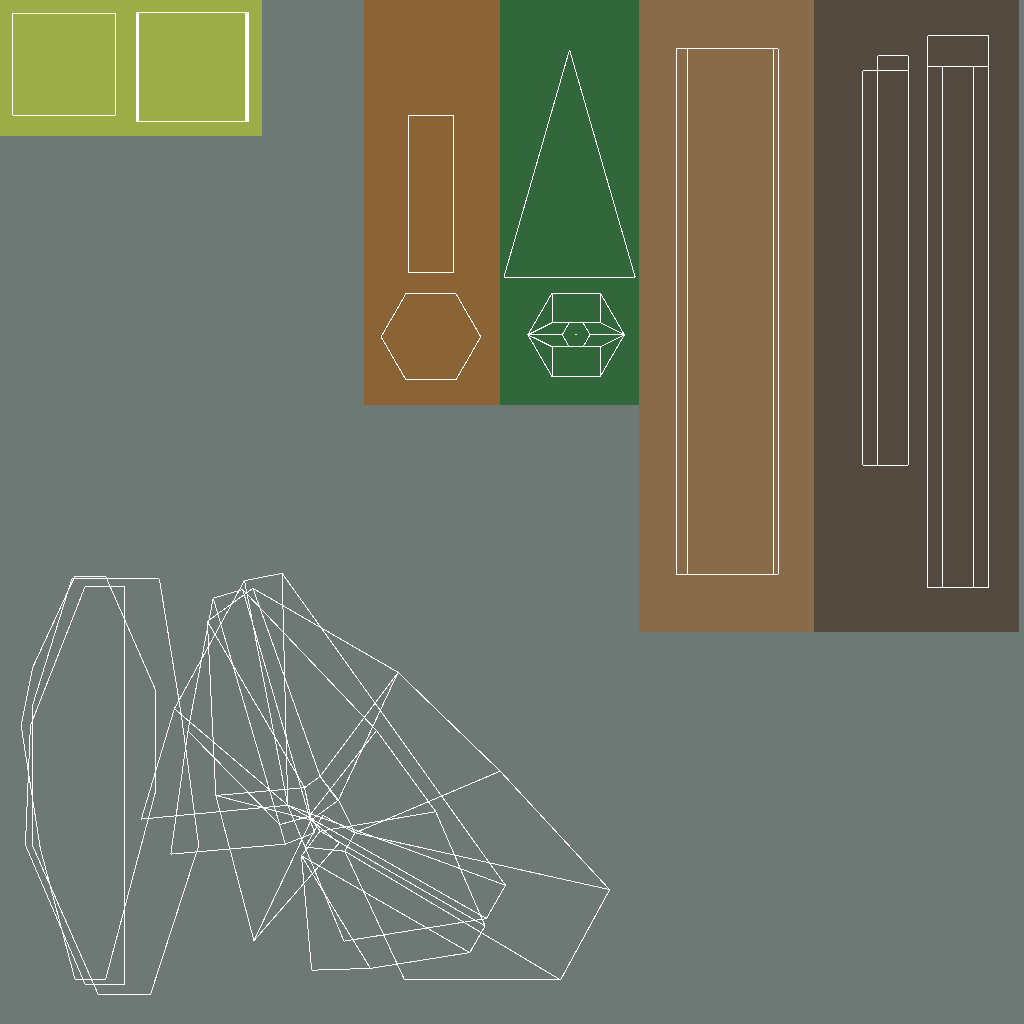
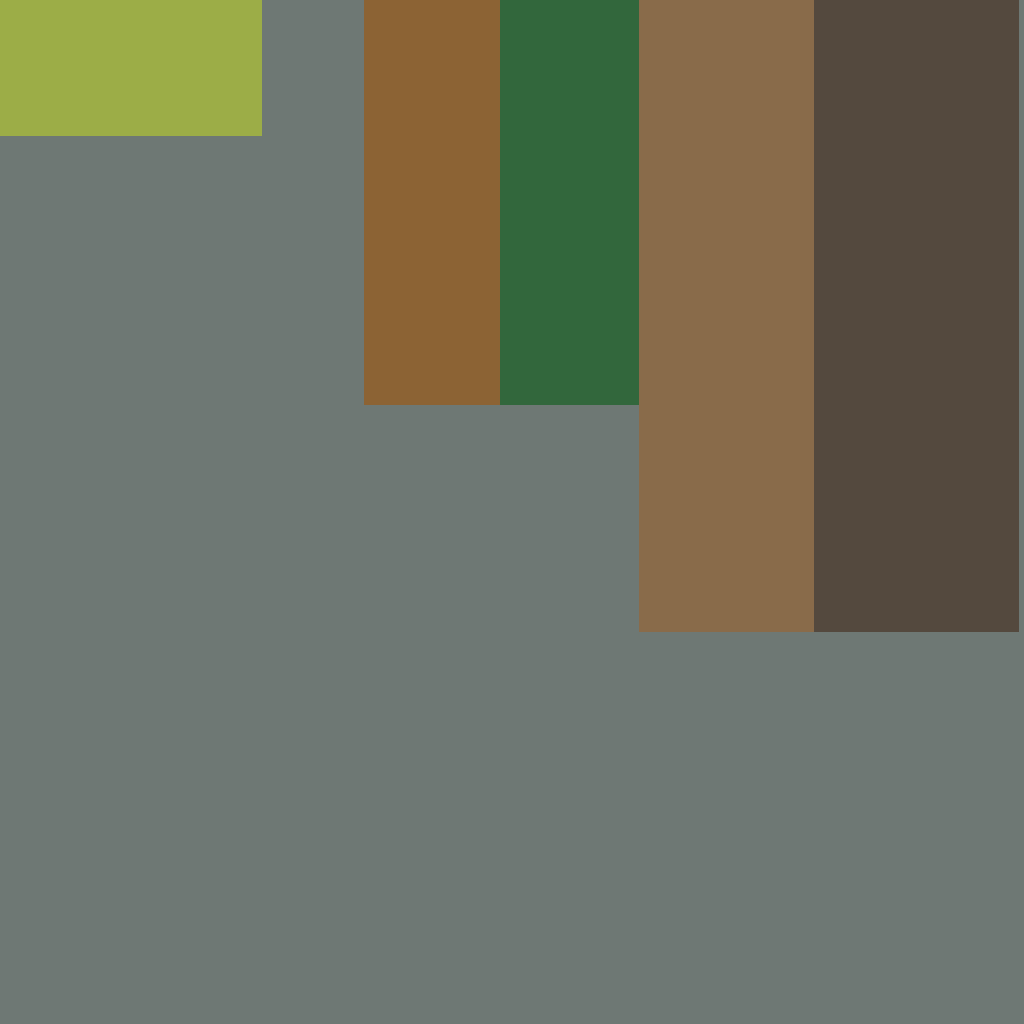
Revision of a layered 1024 x 1024 image; what changed, layer by layer:
hid group "UV" (8 layers) over [left=12, top=12, right=989, bottom=995]
